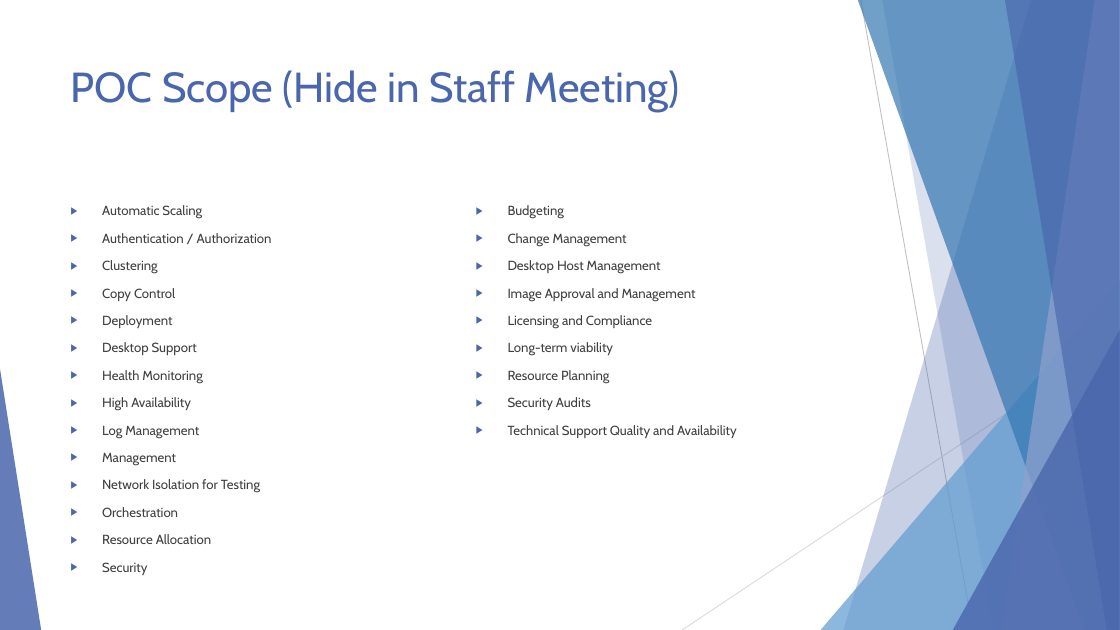
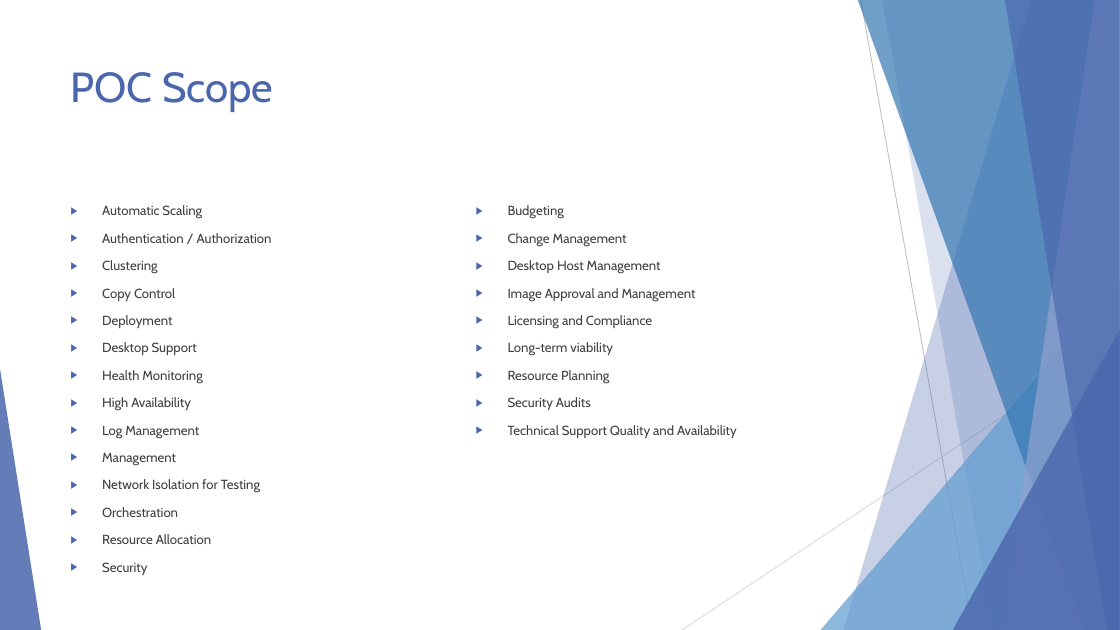
Before and after one commit to EnterpriseProductsLP/docker-straw-man, a slide deck: slide 8 of presentation.pptx. Drawn at 1120x630 pixels with LibreOffice and Linux fonts; fonts in the diff are those of the drawing. Boxes give left, top, right and bottom in pixels: in the first picture for what was removed or moved away, otherwise in the second. Text is boxed around its words. In the diff, an @@ line names an element or a change of style, - is before the commit and + after.

```diff
--- a/presentation.pptx
+++ b/presentation.pptx
@@ title at (71, 72, 273, 112): text changed @@
-POC Scope (Hide in Staff Meeting)
+POC Scope
```
Also in this commit, not shown: 4 other slides changed, 5 slides removed.
